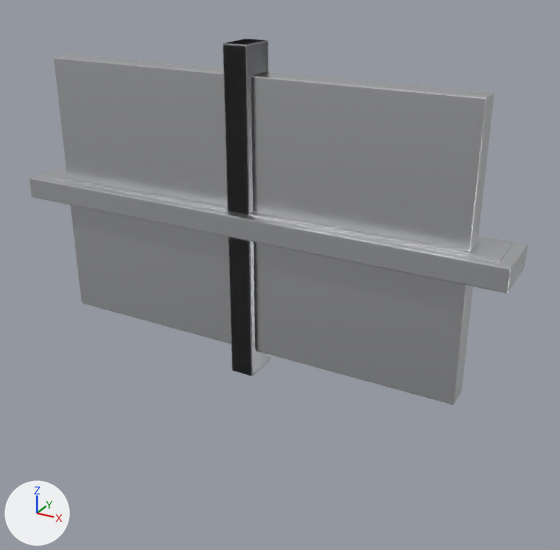
The glTF model public/models/authoring/window-awning-900x600.glb: old version first, new version second.
One viewpoint serves both versions: a camera (50 mm lens) standing at (0.674, -1.111, 0.458) and looking at (0.046, 0.03, -0.112). The lights are fixed; the arrows at lower left show +X, +Y and +Z. The older version comes first. Where no turn or scale is listed for an object, it has been applied to the vertices. Vertices at exactly the same position are counted once.

Objects in the first picture: 'Head.007', 'JambR.007', 'Sash', 'Sill.004'.
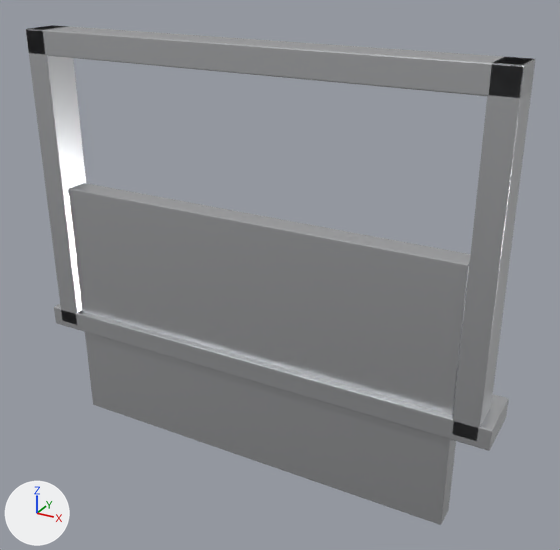
What differs and where, as boxes [x1, y1, x2, y2] in the pictures (560 x 550 px):
'Sash', moved
    before: [54, 55, 494, 405]
    after: [69, 183, 470, 525]
'Sill.004', moved
    before: [29, 166, 528, 293]
    after: [54, 304, 509, 451]
'JambR.007', moved
    before: [223, 39, 270, 376]
    after: [453, 57, 535, 441]
'Head.007', moved
    before: [44, 168, 512, 261]
    after: [27, 26, 534, 98]
'JambL.007', moved (not visible before)
    after: [26, 25, 86, 325]

The change, as a diff of the scene's bpy script:
```diff
--- a/public/models/authoring/window-awning-900x600.glb.py
+++ b/public/models/authoring/window-awning-900x600.glb.py
@@ me_head_016 @@
 # used by ob_head_007; location = (0.0, 0.0, 0.0)
-me_head_016.from_pydata(...)  # 56 vertices, 108 faces; spans x -0.45..0.45, y -0.035..0.035, z -0.023..0.023
+me_head_016.from_pydata(...)  # 56 vertices, 108 faces; spans x -0.45..0.45, y -0.035..0.035, z 0.255..0.3
+# me_head_016 part 1: the whole mesh is moved by (0.0, 0.0, 0.277)
 me_head_016.materials.append(mat_a_alum)
@@ me_jambl_016 @@
 # used by ob_jambl_007; location = (0.0, 0.0, 0.0)
-me_jambl_016.from_pydata(...)  # 56 vertices, 108 faces; spans x -0.023..0.023, y -0.035..0.035, z -0.3..0.3
+me_jambl_016.from_pydata(...)  # 56 vertices, 108 faces; spans x -0.45..-0.405, y -0.035..0.035, z -0.3..0.3
+# me_jambl_016 part 2: the whole mesh is moved by (-0.428, 0.0, 0.0)
 me_jambl_016.materials.append(mat_a_alum)
@@ me_jambr_016 @@
 # used by ob_jambr_007; location = (0.0, 0.0, 0.0)
-me_jambr_016.from_pydata(...)  # 56 vertices, 108 faces; spans x -0.023..0.023, y -0.035..0.035, z -0.3..0.3
+me_jambr_016.from_pydata(...)  # 56 vertices, 108 faces; spans x 0.405..0.45, y -0.035..0.035, z -0.3..0.3
+# me_jambr_016 part 3: the whole mesh is moved by (0.428, 0.0, 0.0)
 me_jambr_016.materials.append(mat_a_alum)
@@ me_sash_002 @@
 # used by ob_sash; location = (0.0, 0.0, 0.0)
-me_sash_002.from_pydata(...)  # 56 vertices, 108 faces; spans x -0.401..0.401, y -0.023..0.023, z -0.251..0.251
+me_sash_002.from_pydata(...)  # 56 vertices, 108 faces; spans x -0.401..0.401, y -0.023..0.023, z -0.502..0.0
+# me_sash_002 part 4: the whole mesh is moved by (0.0, 0.0, -0.251)
 me_sash_002.materials.append(mat_a_alum)
@@ me_sill_010 @@
 # used by ob_sill_004; location = (0.0, 0.0, 0.0)
-me_sill_010.from_pydata(...)  # 56 vertices, 108 faces; spans x -0.47..0.47, y -0.055..0.055, z -0.02..0.02
+me_sill_010.from_pydata(...)  # 56 vertices, 108 faces; spans x -0.47..0.47, y -0.035..0.075, z -0.31..-0.27
+# me_sill_010 part 5: the whole mesh is moved by (0.0, 0.02, -0.29)
 me_sill_010.materials.append(mat_a_alum)
```
